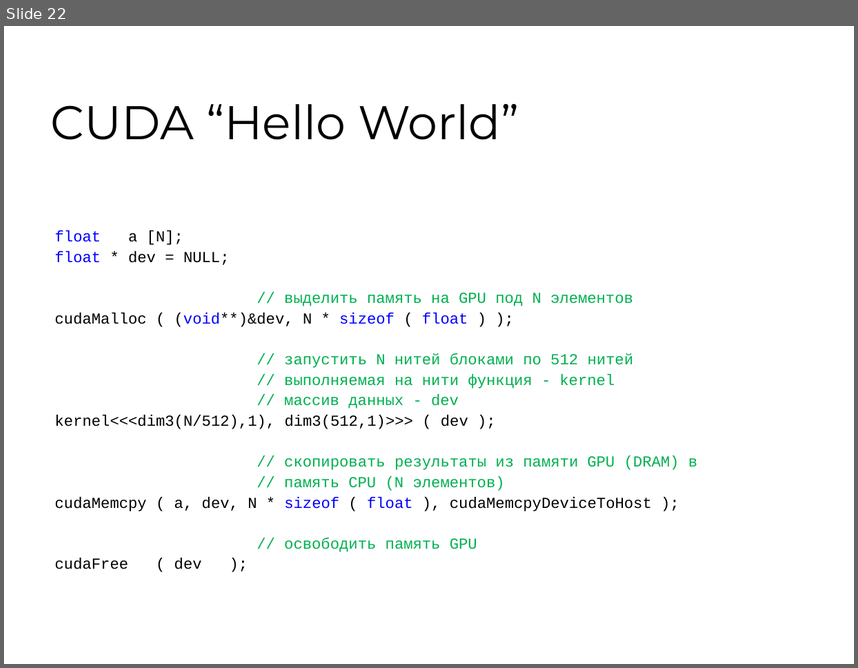
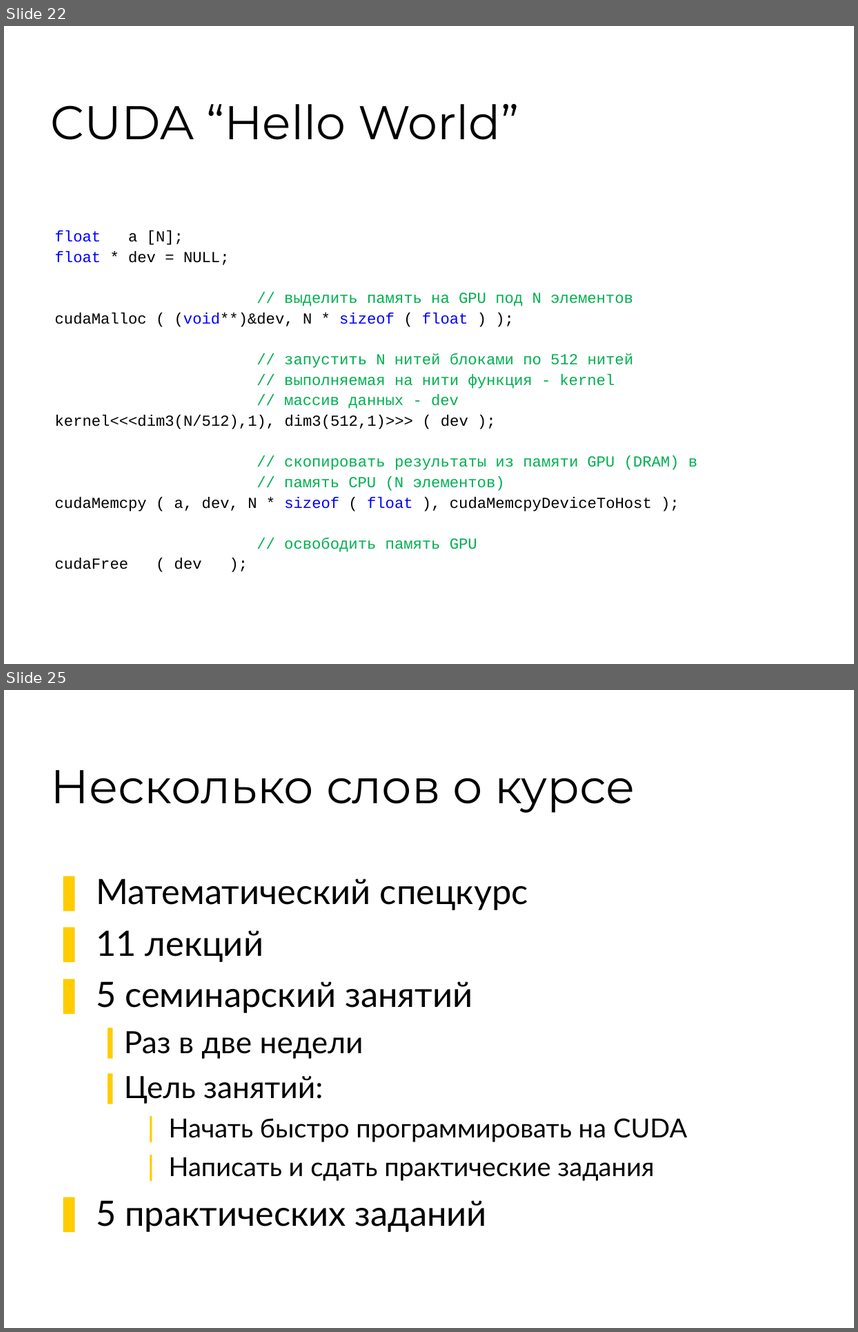
Before and after one commit to 7633/msu-cuda-course, a slide deck: Lectures/L1 24022009/Lection-1.ppt. Shown one above the other, each under a label of ours: slide 22 before the commit, slides 22 and 25 after it; the slides between them are not shown. The pictures are 858x668 and 858x1332 pixels, drawn with LibreOffice and Linux fonts; fonts in the diff are those of the drawing; background and template pictures are left out. Boxes give left, top, right and bottom in pixels: in the first picture for what was removed or moved away, otherwise in the second. Text is boxed around its words. In the diff, an @@ line names an element or a change of style, - is before the commit and + after.

```diff
--- a/Lectures/L1 24022009/Lection-1.ppt
+++ b/Lectures/L1 24022009/Lection-1.ppt
@@ slide 25 added at box(4, 690, 854, 1328), background #FFFFFF @@
@@ title added at box(50, 770, 635, 813), 40 pt, text #000000 @@
+Несколько слов о курсе
@@ text added at box(96, 878, 687, 1232), 29.6 pt, text #000000 @@
+❚ Математический спецкурс
+❚ 11 лекций
+❚ 5 семинарский занятий
+  ❙ Раз в две недели
+  ❙ Цель занятий:
+    ❘ Начать быстро программировать на CUDA
+    ❘ Написать и сдать практические задания
+❚ 5 практических заданий
```
Also in this commit, not shown: 6 slides changed, 5 other slides added, 3 slides removed.
